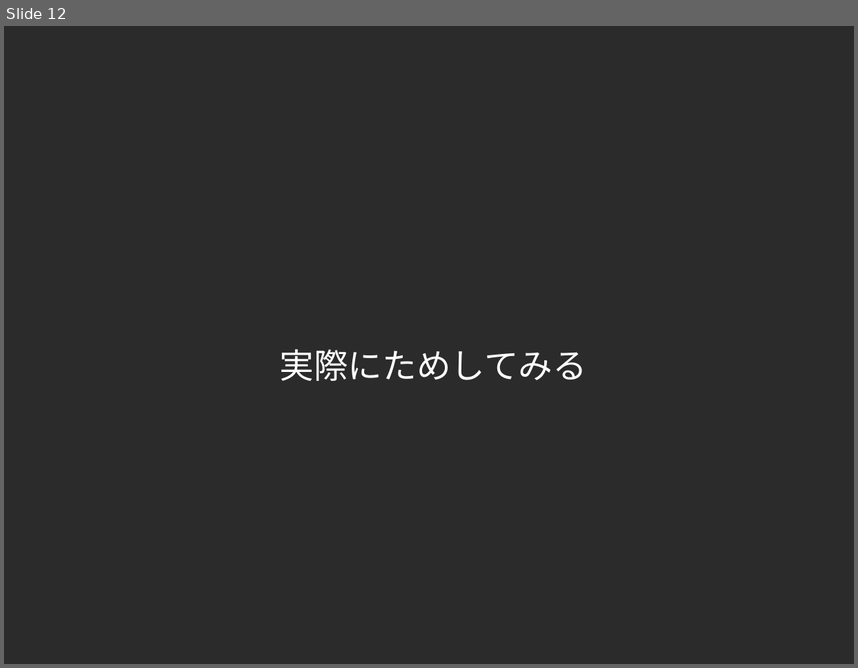
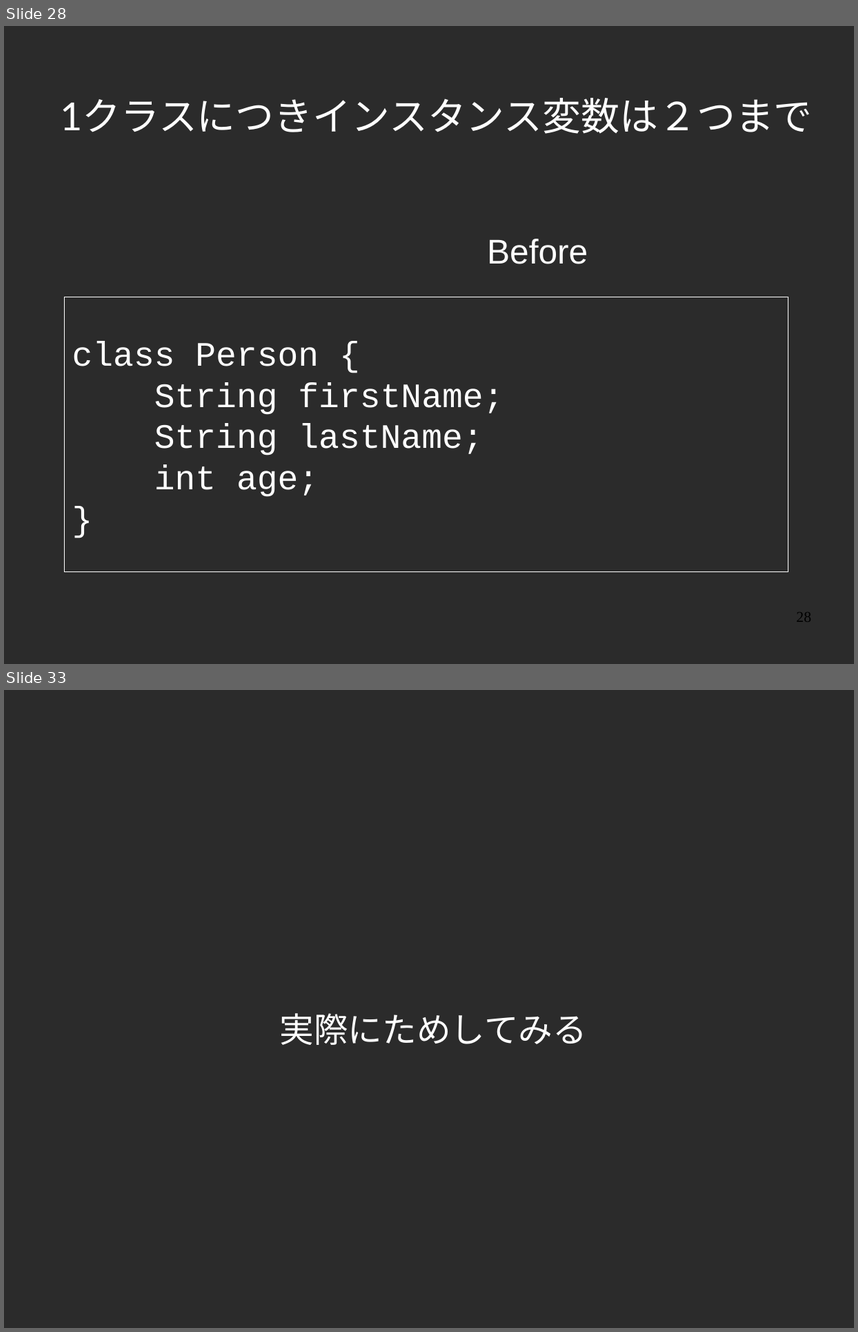
Before and after one commit to yojik/yojik-lib, a slide deck: 2009devsumi/oo_exercise/doc/devsum.odp. Shown one above the other, each under a label of ours: slide 12 before the commit, slides 28 and 33 after it; the slides between them are not shown. The pictures are 858x668 and 858x1332 pixels, drawn with LibreOffice and Linux fonts; fonts in the diff are those of the drawing; background and template pictures are left out; a plain dark background stands for a picture behind light text. Boxes give left, top, right and bottom in pixels: in the first picture for what was removed or moved away, otherwise in the second. Text is boxed around its words. In the diff, an @@ line names an element or a change of style, - is before the commit and + after.

```diff
--- a/2009devsumi/oo_exercise/doc/devsum.odp
+++ b/2009devsumi/oo_exercise/doc/devsum.odp
@@ slide 28 added at (4,26,854,664), background picture (left out) @@
@@ title added at (60,98,813,134), 36 pt, text #FFFFFF @@
+1クラスにつきインスタンス変数は２つまで
@@ text added at (487,239,588,264), 32 pt, text #FFFFFF @@
+Before
@@ rectangle added at (64,298,789,572), outline #FFFFFF 0.74 pt, 32 pt, text #FFFFFF @@
+class Person {
+String firstName;
+String lastName;
+int age;
+}
@@ page number added at (796,612,811,621), 14 pt, text #000000 @@
+28
@@ what was slide 12 is now slide 33 @@
```
Also in this commit, not shown: 7 slides changed, 20 other slides added.
